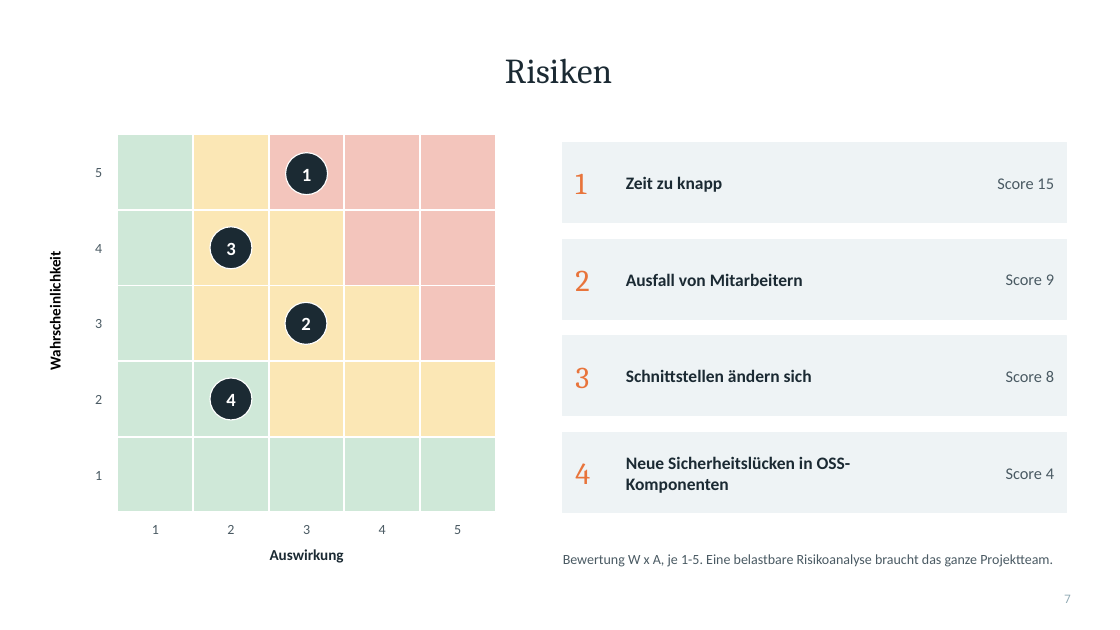
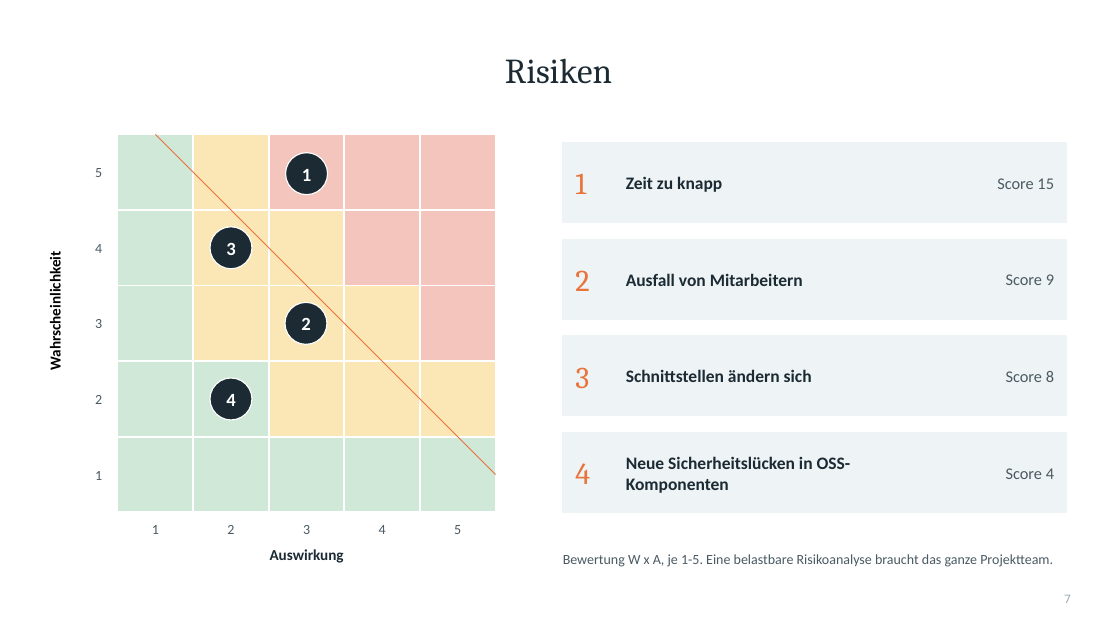
Before and after one commit to C4RN1V0R/Projektanalyse-pmqm, a slide deck: slide 7 of Projektpraesentation.pptx. Drawn at 1120x630 pixels with LibreOffice and Linux fonts; fonts in the diff are those of the drawing. Boxes give left, top, right and bottom in pixels: in the first picture for what was removed or moved away, otherwise in the second. Text is boxed around its words. In the diff, an @@ line names an element or a change of style, - is before the commit and + after.

```diff
--- a/Projektpraesentation.pptx
+++ b/Projektpraesentation.pptx
@@ line added from (155, 134) to (496, 475), #E77035 0.75 pt @@
```
Also in this commit, not shown: 3 other slides changed.
